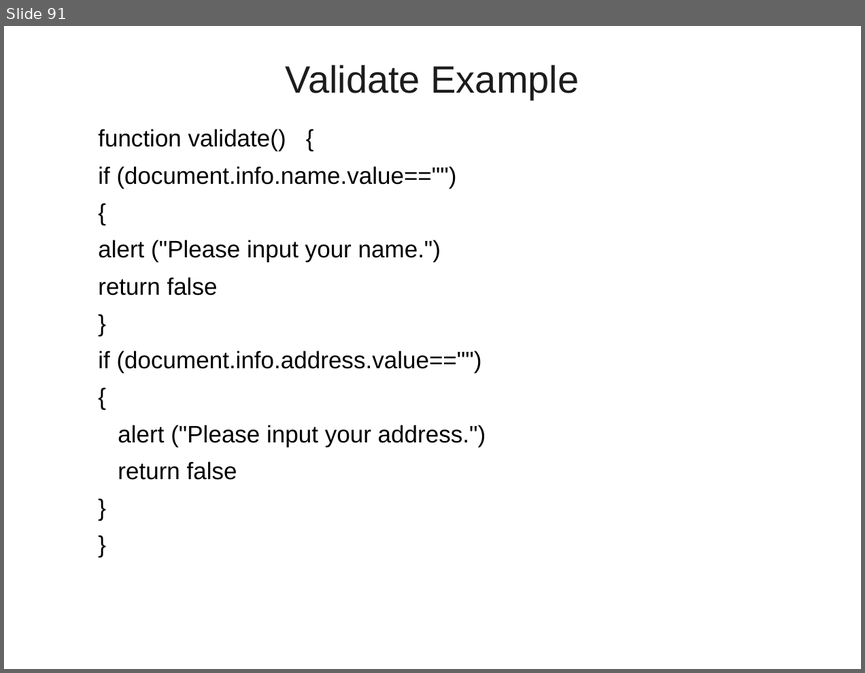
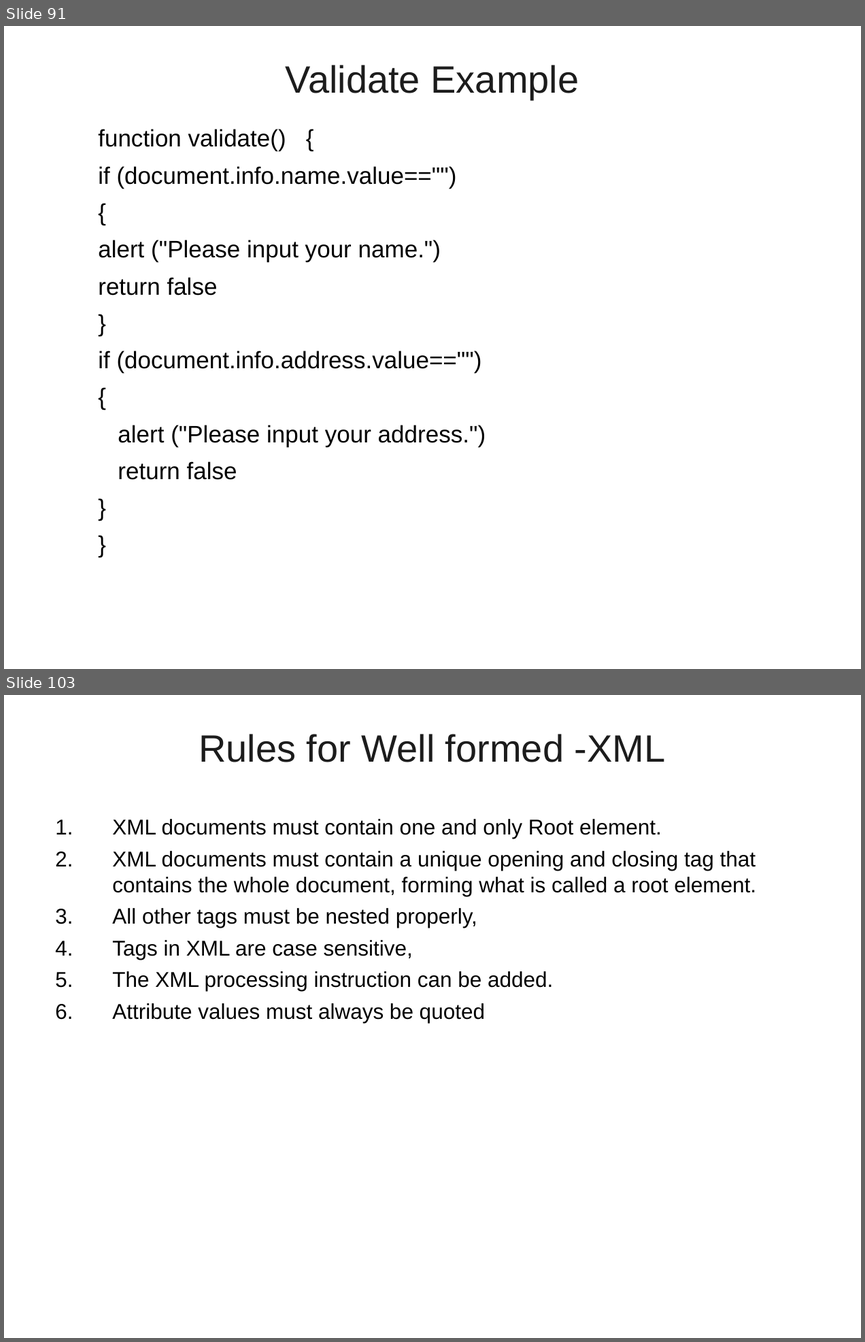
Before and after one commit to vatsanTraining/training_june_2022, a slide deck: JavaScript_Module_1.ppt. Shown one above the other, each under a label of ours: slide 91 before the commit, slides 91 and 103 after it; the slides between them are not shown. The pictures are 865x673 and 865x1342 pixels, drawn with LibreOffice and Linux fonts; fonts in the diff are those of the drawing; background and template pictures are left out. Boxes give left, top, right and bottom in pixels: in the first picture for what was removed or moved away, otherwise in the second. Text is boxed around its words. In the diff, an @@ line names an element or a change of style, - is before the commit and + after.

```diff
--- a/JavaScript_Module_1.ppt
+++ b/JavaScript_Module_1.ppt
@@ slide 103 added at box(4, 695, 861, 1338), background picture (left out) @@
@@ title added at box(198, 734, 666, 762), 32 pt, text #1C1C1C @@
+Rules for Well formed -XML
@@ text added at box(112, 819, 756, 1023), 18 pt, text #000000 @@
+1. XML documents must contain one and only Root element.
+2. XML documents must contain a unique opening and closing tag that contains the whole document, forming what is called a root element.
+3. All other tags must be nested properly,
+4. Tags in XML are case sensitive,
+5. The XML processing instruction can be added.
+6. Attribute values must always be quoted
```
Also in this commit, not shown: 16 slides changed, 43 other slides added.
